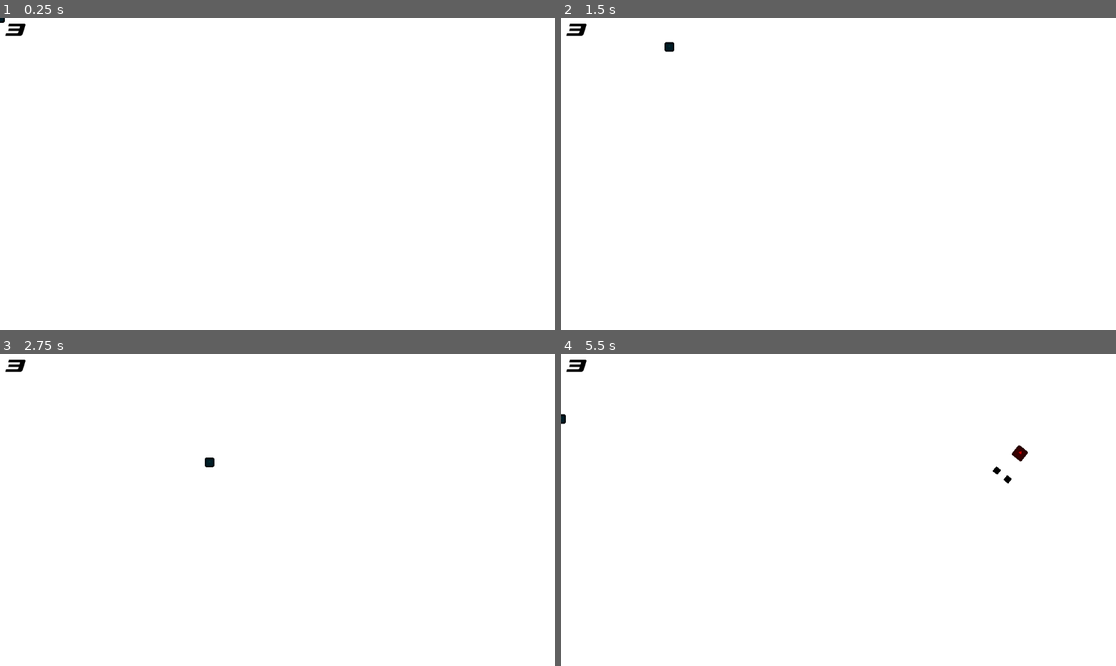
Above: before the commit, frames 1-4 (two rows, left to right).
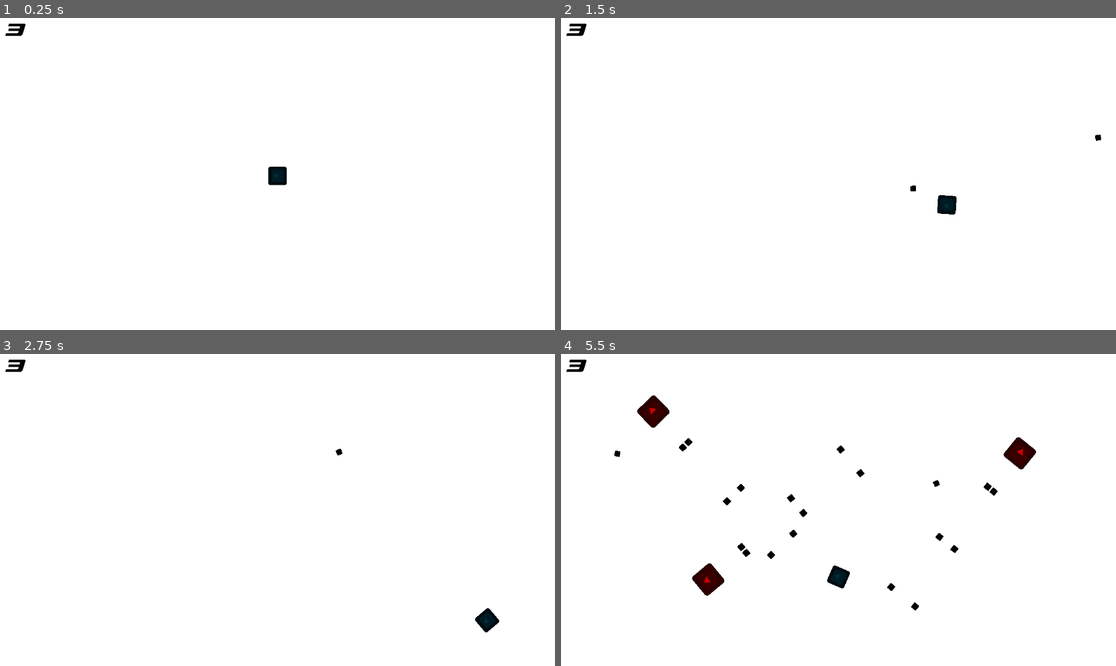
Above: after the commit, the same moments.

Repository: Savio-888/Trabalho-Logica-Jogo
Game: Godot game, scene res://Scenes/Game.tscn
Two runs of this game, one before a commit and one after it. Both use one fixed random seed, a clock stepped at 60 frames per second and the inputs below. The engine's default icon, where the game draws it, is replaced by a stand-in: a white triangle on a blue panel in a dark square.
Inputs (mouse positions are in pixels of both pictures, inside the frame that each line leads up to):
- Up to frame 1 (0.25 s): no input
- Up to frame 2 (1.5 s): tap Enter at 0.5 s; move the mouse to (960, 158) at 0.52 s; hold Right (right) 0.53-1.28 s; click (960, 158) at 0.6 s; move the mouse to (727, 189) at 1.27 s; hold Down (down) from 1.28 s (still down); click (727, 189) at 1.35 s
- Up to frame 3 (2.75 s): move the mouse to (333, 441) at 2.02 s; release Down (down) at 2.03 s; hold Right (right) from 2.03 s (still down); click (333, 441) at 2.1 s
- Up to frame 4 (5.5 s): move the mouse to (810, 572) at 2.77 s; release Right (right) at 2.78 s; hold Up (up) 2.78-3.53 s; click (810, 572) at 2.85 s; move the mouse to (1005, 556) at 3.52 s; hold Left (left) 3.53-5.03 s; click (1005, 556) at 3.6 s; move the mouse to (672, 463) at 4.27 s; click (672, 463) at 4.35 s; move the mouse to (866, 510) at 5.02 s; hold Down (down) from 5.03 s (still down); click (866, 510) at 5.1 s

The runs differ from the first frame. In frame 1, 0.2% of the frame differs, in the area x 0-52%, y 0-54%; in frame 2, 0.3%; in frame 3, 0.3%; in frame 4, 1.8%, in the area x 0-86%, y 13-83%.

Commit message:
Adicionando ataque do player, usando a posição do mouse como mira; Mudando tamanho do player, e fazendo ele rotacionar na direção do mouse; mudando tamanho do inimigo base e a velocidade tanto dele, quanto de suas balas.

Diff:
--- a/Scenes/Game.tscn
+++ b/Scenes/Game.tscn
@@ -11,10 +11,17 @@
 offset_right = 1152.0
 offset_bottom = 648.0
 
-[node name="Objects" type="Node2D" parent="."]
+[node name="Player" parent="." instance=ExtResource("2_j5yw3")]
+position = Vector2(576, 328)
 
-[node name="Player" parent="Objects" instance=ExtResource("2_j5yw3")]
-
-[node name="Spawner" parent="Objects" instance=ExtResource("3_j5yw3")]
+[node name="Spawner" parent="." instance=ExtResource("3_j5yw3")]
 position = Vector2(1177, -70)
 rotation = 0.6825861
+
+[node name="Spawner2" parent="." instance=ExtResource("3_j5yw3")]
+position = Vector2(-55.99997, -136)
+rotation = -0.76983094
+
+[node name="Spawner3" parent="." instance=ExtResource("3_j5yw3")]
+position = Vector2(31.99997, 696)
+rotation = -2.2644866
--- a/Scenes/GameOver.tscn
+++ b/Scenes/GameOver.tscn
@@ -1,6 +1,5 @@
-[gd_scene load_steps=5 format=3 uid="uid://bh14wk57ypkmy"]
+[gd_scene load_steps=4 format=3 uid="uid://bh14wk57ypkmy"]
 
-[ext_resource type="Script" uid="uid://4ty3aur8i2kh" path="res://Scripts/HUD/game_over.gd" id="1_k52d1"]
 [ext_resource type="FontFile" uid="uid://dbysrtfs0r7n1" path="res://Dream MMA.ttf" id="1_m5628"]
 
 [sub_resource type="LabelSettings" id="LabelSettings_k52d1"]
@@ -11,7 +10,6 @@
 font = ExtResource("1_m5628")
 
 [node name="GameOver" type="CanvasLayer"]
-script = ExtResource("1_k52d1")
 
 [node name="ColorRect" type="ColorRect" parent="."]
 anchors_preset = 15
--- a/Scenes/enemy1.tscn
+++ b/Scenes/enemy1.tscn
@@ -1,10 +1,12 @@
-[gd_scene load_steps=3 format=3 uid="uid://gph8vhk0rr33"]
+[gd_scene load_steps=4 format=3 uid="uid://gph8vhk0rr33"]
 
 [ext_resource type="Script" uid="uid://jpo2n12c5apy" path="res://Scripts/Inimigos/enemy1.gd" id="1_mxdow"]
 [ext_resource type="Texture2D" uid="uid://bjct7or27j0h4" path="res://icon.svg" id="2_afpow"]
 
+[sub_resource type="RectangleShape2D" id="RectangleShape2D_mxdow"]
+size = Vector2(62, 62)
+
 [node name="Enemy1" type="Node2D"]
-scale = Vector2(0.5, 0.5)
 script = ExtResource("1_mxdow")
 
 [node name="Sprite2D" type="Sprite2D" parent="."]
@@ -14,4 +16,10 @@
 
 [node name="Timer" type="Timer" parent="."]
 
+[node name="Area2D" type="Area2D" parent="."]
+
+[node name="CollisionShape2D" type="CollisionShape2D" parent="Area2D"]
+position = Vector2(0, -1)
+shape = SubResource("RectangleShape2D_mxdow")
+
 [connection signal="timeout" from="Timer" to="." method="timeout"]
--- a/Scenes/player.tscn
+++ b/Scenes/player.tscn
@@ -14,7 +14,6 @@
 font_color = Color(0, 0, 0, 1)
 
 [node name="Player" type="Node2D"]
-scale = Vector2(0.5, 0.5)
 script = ExtResource("1_cvnsp")
 
 [node name="Sprite2D" type="Sprite2D" parent="."]
--- /dev/null
+++ b/Scenes/playerbullet.tscn
@@ -0,0 +1,18 @@
+[gd_scene load_steps=3 format=3 uid="uid://724vin7uxytk"]
+
+[ext_resource type="Script" uid="uid://mrjes5t6tcsq" path="res://Scripts/playerbullet.gd" id="1_3lnry"]
+[ext_resource type="Texture2D" uid="uid://bjct7or27j0h4" path="res://icon.svg" id="2_ck7yy"]
+
+[node name="Playerbullet" type="Node2D"]
+scale = Vector2(0.3, 0.3)
+script = ExtResource("1_3lnry")
+
+[node name="Sprite2D" type="Sprite2D" parent="."]
+modulate = Color(0, 0, 0, 1)
+scale = Vector2(0.3, 0.3)
+texture = ExtResource("2_ck7yy")
+
+[node name="RayCast2D" type="RayCast2D" parent="."]
+position = Vector2(-16.666668, -16.666668)
+target_position = Vector2(33.333336, 33.333336)
+collide_with_areas = true
--- a/Scripts/HUD/game_over.gd
+++ /dev/null
@@ -1,3 +0,0 @@
-extends CanvasLayer
-func _ready():
-	Input.set_mouse_mode(Input.MOUSE_MODE_VISIBLE)
--- a/Scripts/HUD/hudplayer.gd
+++ b/Scripts/HUD/hudplayer.gd
@@ -3,7 +3,7 @@
 @onready var player : Node2D = $".."
 @onready var barravida: Label = %barravida
 func _ready():
-	player.vida_mudada.connect(se_vida_muda)
+	player.health_changed.connect(se_vida_muda)
 
 func se_vida_muda(value: int, max_value: int):
 	barravida.text = str(value)
--- a/Scripts/Inimigos/enemy1.gd
+++ b/Scripts/Inimigos/enemy1.gd
@@ -5,24 +5,34 @@
 
 var bullet_scene = preload("res://Scenes/enemybullet.tscn")
 var dir = Vector2(0, 4)
+var type = "ENEMY"
+@export var bullet_speed: float = 10
+@export var bullet_spread: float = 0.5
+@export var bullet_spawn_time: float = 0.4
+@export var max_health: int = 1
+var health: int = max_health
 func _ready():
-	$Timer.set_wait_time(1)
+	$Timer.set_wait_time(bullet_spawn_time)
 	$Timer.start()
 func _process(_delta):
 	self.position += dir.rotated(self.rotation)
+	if health == 0:
+		queue_free()
 func spawn_bullets():
 	var b1 = bullet_scene.instantiate()
 	b1.position = self.position
 	b1.rotation = self.rotation
-	b1.dir = Vector2(.5, 6)
+	b1.dir = Vector2(bullet_spread, bullet_speed)
 
 	var b2 = bullet_scene.instantiate()
 	b2.position = self.position
 	b2.rotation = self.rotation
-	b2.dir = Vector2(-.5, 6)
+	b2.dir = Vector2(bullet_spread*-1, bullet_speed)
 
 	get_parent().add_child(b1)
 	get_parent().add_child(b2)
-
 func timeout() -> void:
 	spawn_bullets()
+
+func damage(value: int):
+	health = clamp(health - value, 0, max_health)
--- a/Scripts/Inimigos/enemybullet.gd
+++ b/Scripts/Inimigos/enemybullet.gd
@@ -1,7 +1,7 @@
 extends Node2D
 
 # Script base da bala dos inimigos.
-var dir = Vector2(1, 0)
+var dir = Vector2(3, 0)
 
 func _ready():
 	pass
@@ -11,5 +11,5 @@
 	if($RayCast2D.is_colliding()): # Checa se o Raycast (colisão da bala) entrou em contato com alguma outra coisa (o player).
 		var collid = $RayCast2D.get_collider().get_parent()
 		if collid.type == "PLAYER":
-			collid.tomar_dano(1)
+			collid.damage(1)
 			queue_free()
--- a/Scripts/game.gd
+++ b/Scripts/game.gd
@@ -2,9 +2,7 @@
 
 # Script principal do overworld do jogo.
 func _ready():
-	Input.set_mouse_mode(Input.MOUSE_MODE_HIDDEN) # Tira o mouse da tela
-	# enquanto ele estiver dentro da janela
-	$Objects/Spawner.spawn_time = 1.5
+	$Spawner.spawn_time = 1.5 # Delay do objecto spawner
 func _process(_delta):
-	if $Objects/Player/HUD/BarradeVida/UI/barravida.text == str(0):
+	if $Player/HUD/BarradeVida/UI/barravida.text == str(0):
 		get_tree().change_scene_to_file("res://Scenes/GameOver.tscn")
--- a/Scripts/player.gd
+++ b/Scripts/player.gd
@@ -1,23 +1,35 @@
 extends Node2D
 
 var type = "PLAYER"
-signal vida_mudada(value: int, max_value: int)
-@export var vida_max: int = 3
-@export var vel: float = 5.0
-var vida: int = vida_max
+signal health_changed(value: int, max_value: int)
+@export var max_health: int = 3
+@export var speed: float = 5.0
+var health: int = max_health
+var bullet_scene = preload("res://Scenes/playerbullet.tscn")
 
 func _ready():
 	pass
 func _process(_delta):
+	# Rotação do Player
+	look_at(get_global_mouse_position())
+	rotation_degrees = wrap(rotation_degrees, 0, 360)
+
 	# Inputs de movimentação:
 	if Input.is_action_pressed('up'): # Seta pra cima ou W
-		self.position.y -= vel
+		self.position.y -= speed
 	if Input.is_action_pressed('down'): # Seta pra baixo ou S
-		self.position.y += vel
+		self.position.y += speed
 	if Input.is_action_pressed('left'): # Seta pra esquerda ou A
-		self.position.x -= vel
+		self.position.x -= speed
 	if Input.is_action_pressed('right'): # Seta pra Direita ou D
-		self.position.x += vel
-func tomar_dano(quant: int):
-	vida = clamp(vida - quant, 0, vida_max)
-	vida_mudada.emit(vida, vida_max)
+		self.position.x += speed
+
+	if Input.is_action_just_pressed('shoot'):
+		var b = bullet_scene.instantiate()
+		b.position = self.position
+		get_parent().add_child(b)
+		b.global_position = global_position
+		b.rotation = rotation
+func damage(value: int):
+	health = clamp(health - value, 0, max_health)
+	health_changed.emit(health, max_health)
--- /dev/null
+++ b/Scripts/playerbullet.gd
@@ -0,0 +1,13 @@
+extends Node2D
+
+var speed = 2000
+func _ready():
+	pass
+
+func _process(delta):
+	self.position += transform.x * speed * delta # Define posição e rotação, baseado na direção em que foi lançado.
+	if($RayCast2D.is_colliding()): # Checa se o Raycast (colisão da bala) entrou em contato com alguma outra coisa (o player).
+		var collid = $RayCast2D.get_collider().get_parent()
+		if collid.type == "ENEMY":
+			collid.damage(1)
+			queue_free()
--- a/project.godot
+++ b/project.godot
@@ -17,7 +17,7 @@
 
 [editor]
 
-movie_writer/movie_file="C:/Users/Sávio/Documents/bullet-hellzin/Gravações/gravacao2.avi"
+movie_writer/movie_file="C:/Users/Sávio/Documents/bullet-hellzin/Gravações/gravacao3.avi"
 
 [input]
 
@@ -53,6 +53,11 @@
 , Object(InputEventKey,"resource_local_to_scene":false,"resource_name":"","device":0,"window_id":0,"alt_pressed":false,"shift_pressed":false,"ctrl_pressed":false,"meta_pressed":false,"pressed":false,"keycode":0,"physical_keycode":68,"key_label":0,"unicode":0,"location":0,"echo":false,"script":null)
 ]
 }
+shoot={
+"deadzone": 0.2,
+"events": [Object(InputEventMouseButton,"resource_local_to_scene":false,"resource_name":"","device":-1,"window_id":0,"alt_pressed":false,"shift_pressed":false,"ctrl_pressed":false,"meta_pressed":false,"button_mask":0,"position":Vector2(0, 0),"global_position":Vector2(0, 0),"factor":1.0,"button_index":1,"canceled":false,"pressed":false,"double_click":false,"script":null)
+]
+}
 
 [rendering]
 
Not shown, removed: Scripts/HUD/game_over.gd.uid
Not shown, added: Scripts/playerbullet.gd.uid
Not shown, added: Gravações/gravacao3.avi
